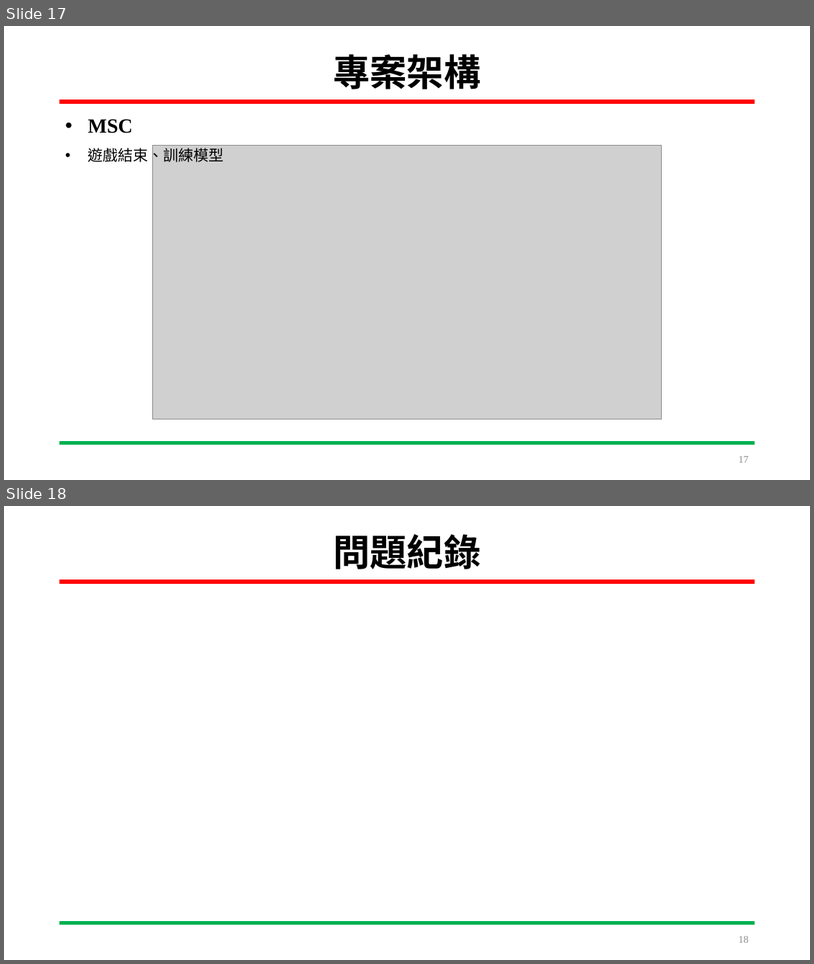
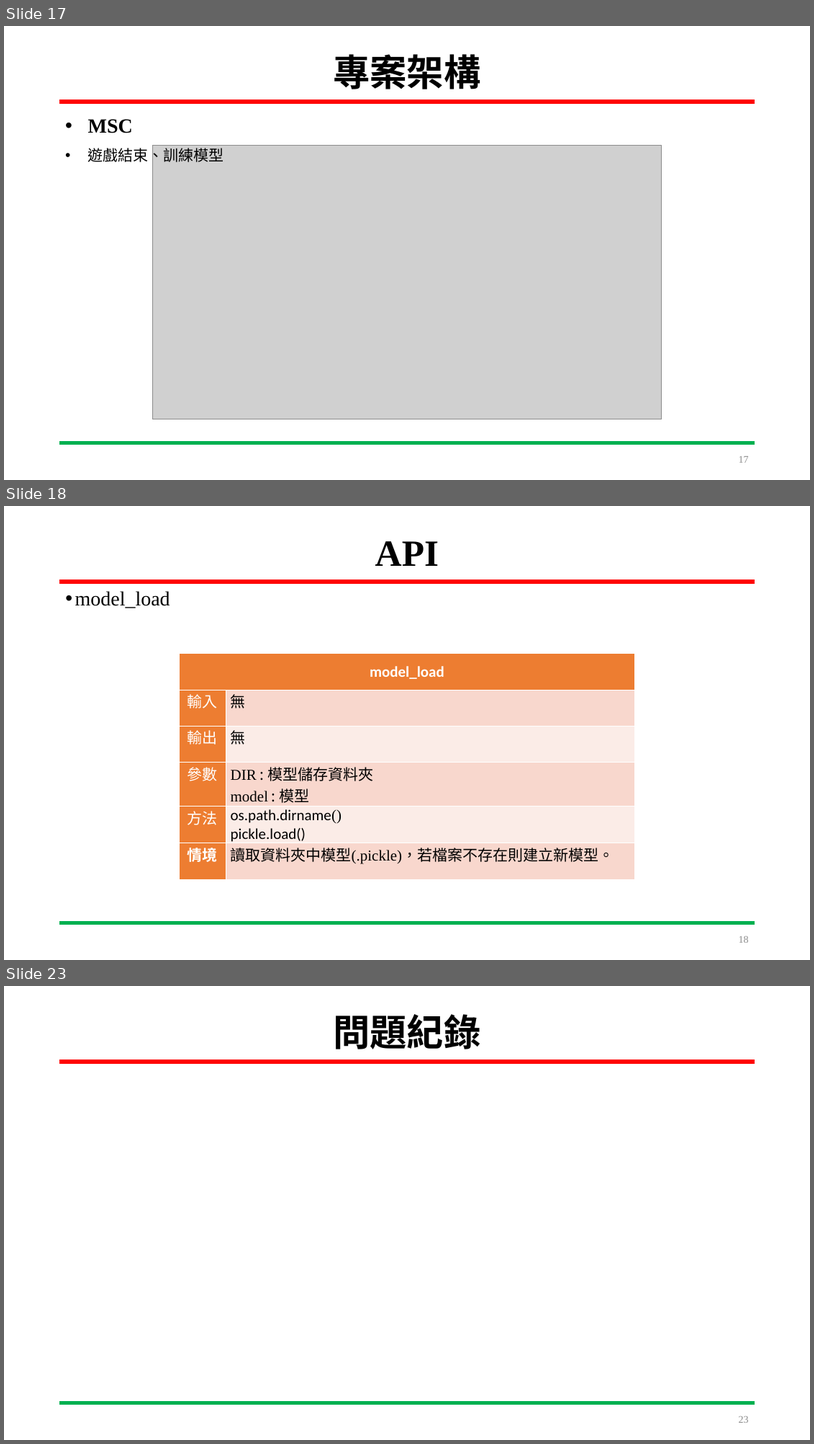
Before and after one commit to HOURFA/ML, a slide deck: final_project/DevelopmentLog/ML_finalproject.pptx. Shown one above the other, each under a label of ours: slides 17 and 18 before the commit, slides 17, 18 and 23 after it; the slides between them are not shown. The pictures are 814x964 and 814x1444 pixels, drawn with LibreOffice and Linux fonts; fonts in the diff are those of the drawing; grey boxes stand for pictures. Boxes give left, top, right and bottom in pixels: in the first picture for what was removed or moved away, otherwise in the second. Text is boxed around its words. In the diff, an @@ line names an element or a change of style, - is before the commit and + after.

```diff
--- a/final_project/DevelopmentLog/ML_finalproject.pptx
+++ b/final_project/DevelopmentLog/ML_finalproject.pptx
@@ slide 18 added at box(4, 506, 810, 960), background #FFFFFF; not listed: 2 template elements that a slide beside it also shows @@
@@ title added at box(376, 541, 439, 566), 44 pt, text #000000, bold @@
+API
@@ text added at box(75, 591, 170, 608), 24 pt, text #000000 @@
+• model_load
@@ table added at box(180, 654, 635, 871), 6 rows, 2 columns @@
+model_load | 
+輸入 | 無
+輸出 | 無
+參數 | DIR : 模型儲存資料夾 / model : 模型
+方法 | os.path.dirname() / pickle.load()
+情境 | 讀取資料夾中模型(.pickle)，若檔案不存在則建立新模型。
@@ page number added at box(739, 936, 749, 942), 12 pt, text #8C8C8C @@
+18
@@ what was slide 18 is now slide 23 @@
@@ page number at box(739, 1416, 749, 1422): text changed @@
-18
+23
```
Also in this commit, not shown: 2 slides changed, 4 other slides added, 2 other files.
